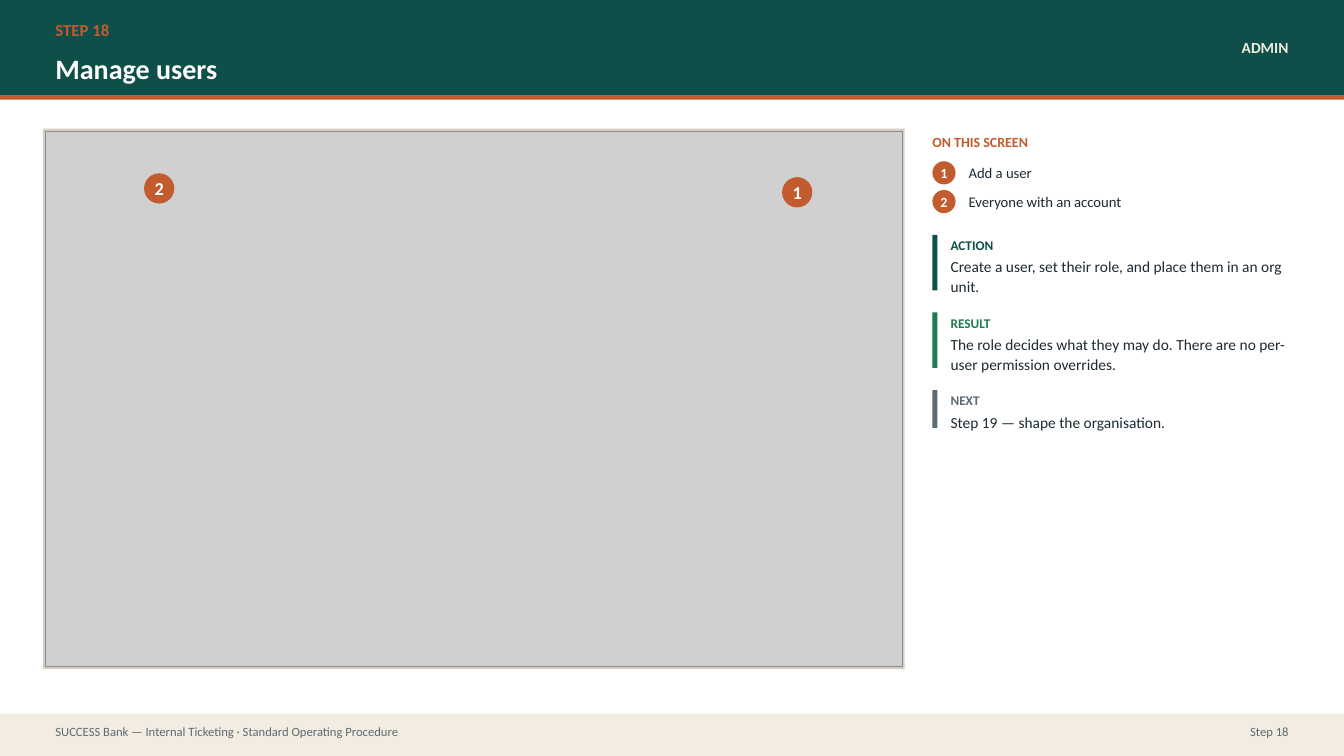
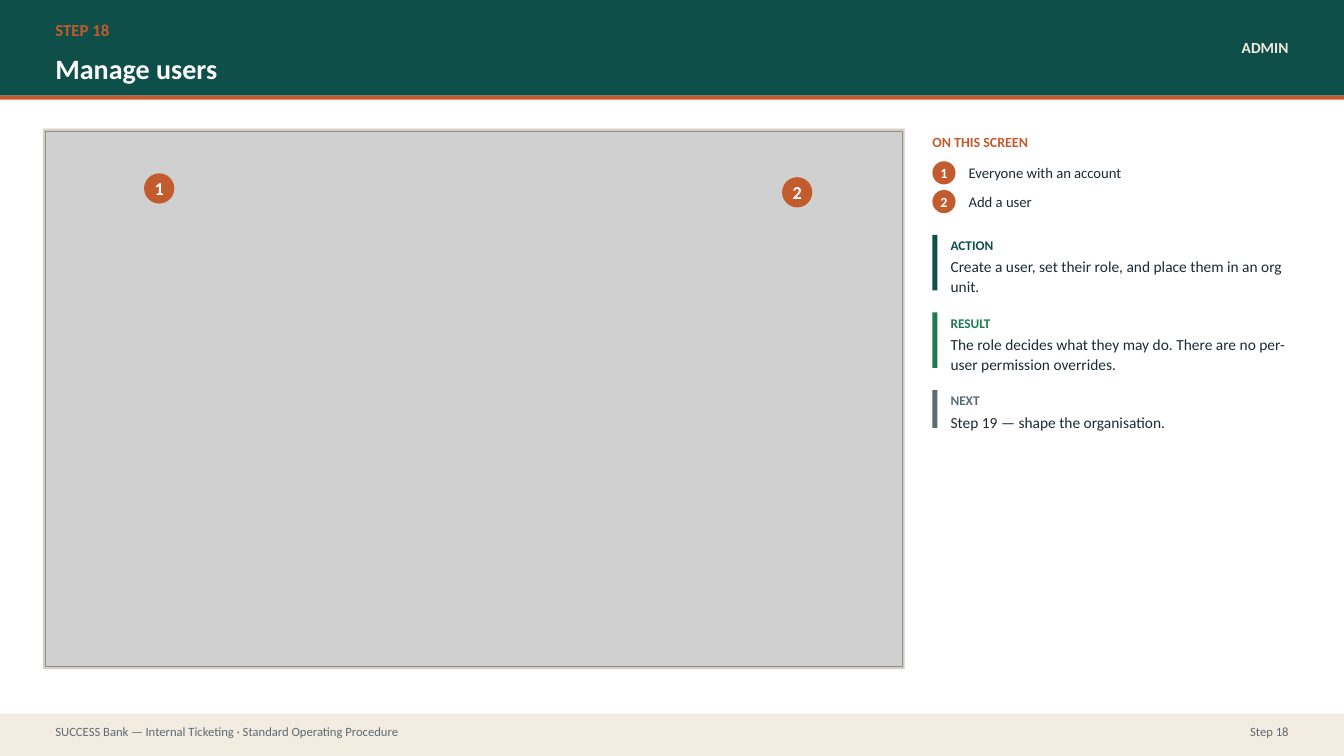
Before and after one commit to prajwal-patil-hub/Internal-Banking-Ticketing-System, a slide deck: slide 37 of docs/sop/SUCCESS-Bank-Ticketing-SOP.pptx. Drawn at 1344x756 pixels with LibreOffice and Linux fonts; fonts in the diff are those of the drawing; grey boxes stand for pictures. Boxes give left, top, right and bottom in pixels: in the first picture for what was removed or moved away, otherwise in the second. Text is boxed around its words. In the diff, an @@ line names an element or a change of style, - is before the commit and + after.

```diff
--- a/docs/sop/SUCCESS-Bank-Ticketing-SOP.pptx
+++ b/docs/sop/SUCCESS-Bank-Ticketing-SOP.pptx
@@ ellipse "1": place and size @@
-ellipse "1" at box(782, 177, 813, 208)
+ellipse "1" at box(144, 173, 174, 204)
@@ ellipse "2": place and size @@
-ellipse "2" at box(144, 173, 174, 204)
+ellipse "2" at box(782, 177, 813, 208)
@@ text "Everyone with an account": place and size @@
-text "Everyone with an account" at box(969, 197, 1121, 210)
+text "Everyone with an account" at box(969, 168, 1121, 181)
@@ text "Add a user": place and size @@
-text "Add a user" at box(969, 167, 1032, 178)
+text "Add a user" at box(969, 196, 1032, 207)
```
Also in this commit, not shown: 12 other slides changed, 32 other files.
